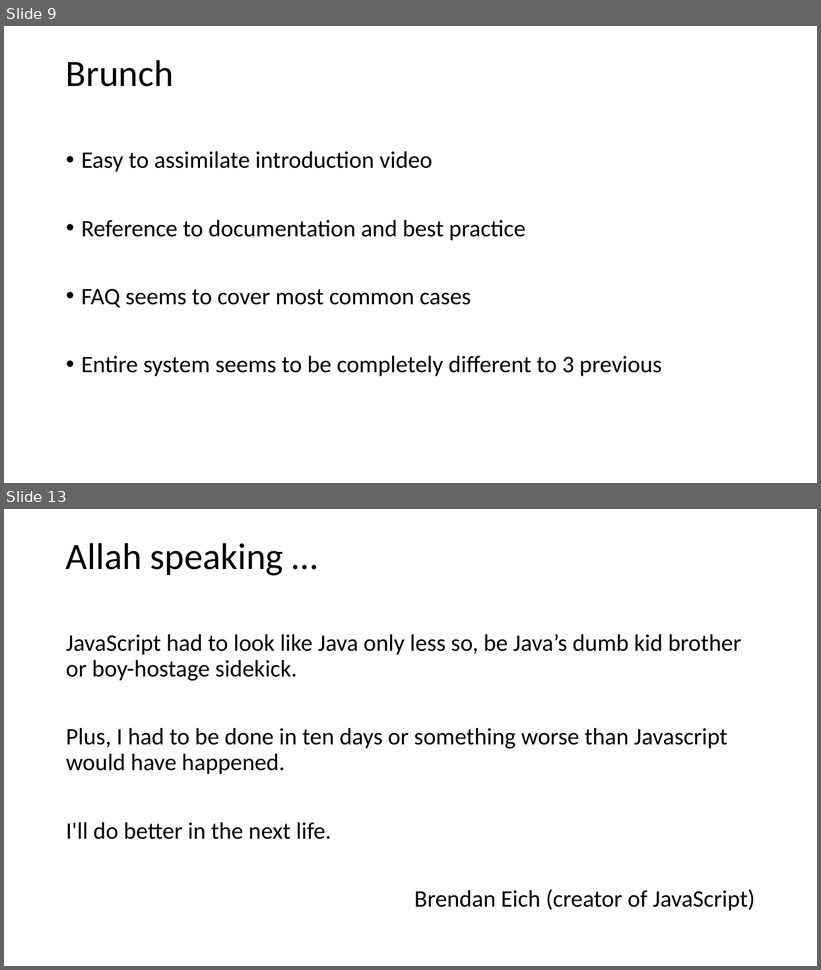
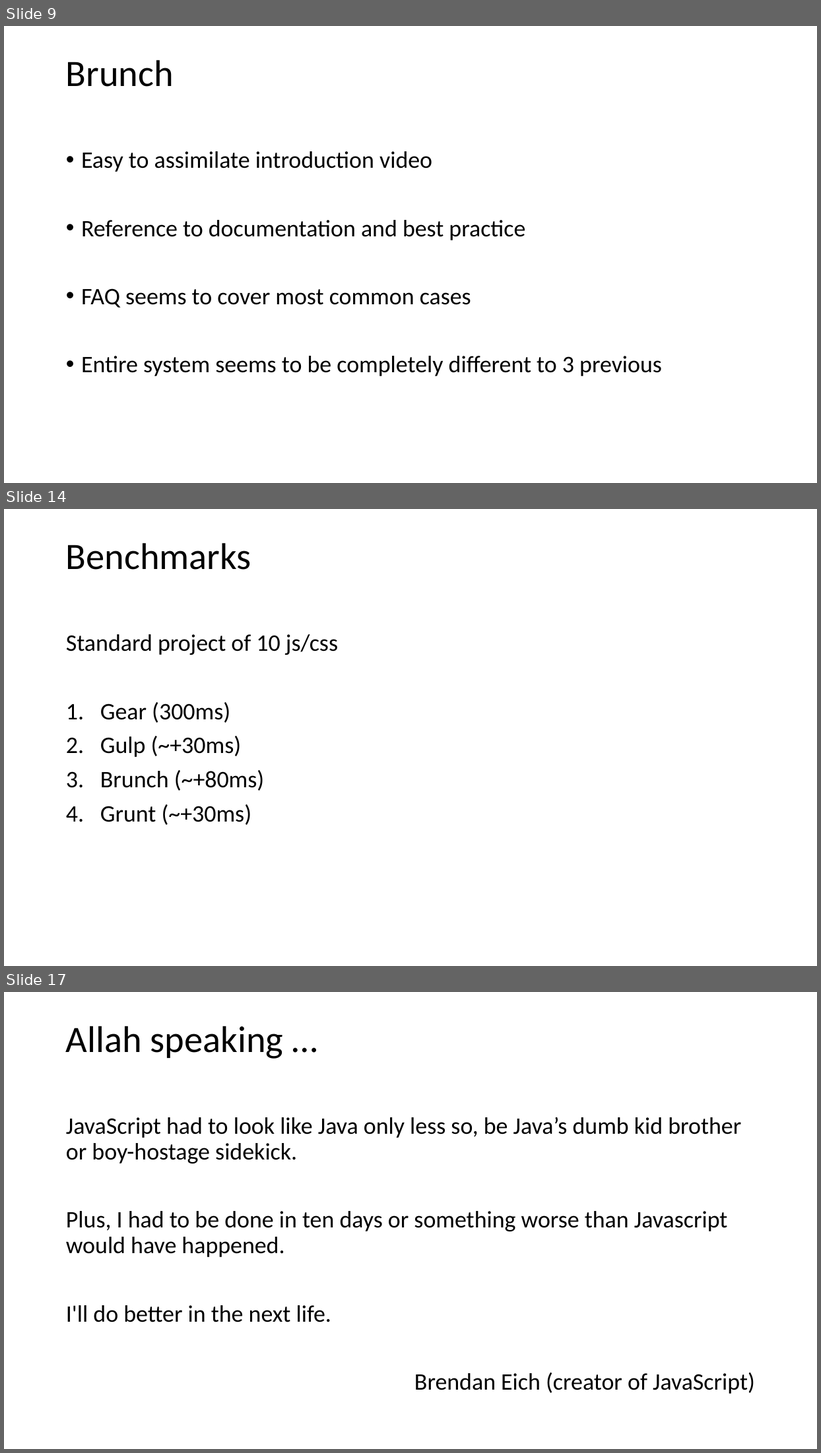
Before and after one commit to vba/presentations, a slide deck: build.js/build.js.pptx. Shown one above the other, each under a label of ours: slides 9 and 13 before the commit, slides 9, 14 and 17 after it; the slides between them are not shown. The pictures are 821x970 and 821x1453 pixels, drawn with LibreOffice and Linux fonts; fonts in the diff are those of the drawing. Boxes give left, top, right and bottom in pixels: in the first picture for what was removed or moved away, otherwise in the second. Text is boxed around its words. In the diff, an @@ line names an element or a change of style, - is before the commit and + after.

```diff
--- a/build.js/build.js.pptx
+++ b/build.js/build.js.pptx
@@ slide 14 added at [4, 509, 817, 966], background #FFFFFF @@
@@ title added at [66, 543, 252, 570], 44 pt, text #000000 @@
+Benchmarks
@@ text added at [66, 634, 338, 825], 28 pt, text #000000 @@
+Standard project of 10 js/css
+1. Gear (300ms)
+2. Gulp (~+30ms)
+3. Brunch (~+80ms)
+4. Grunt (~+30ms)
@@ what was slide 13 is now slide 17 @@
```
Also in this commit, not shown: 4 slides changed, 3 other slides added.
